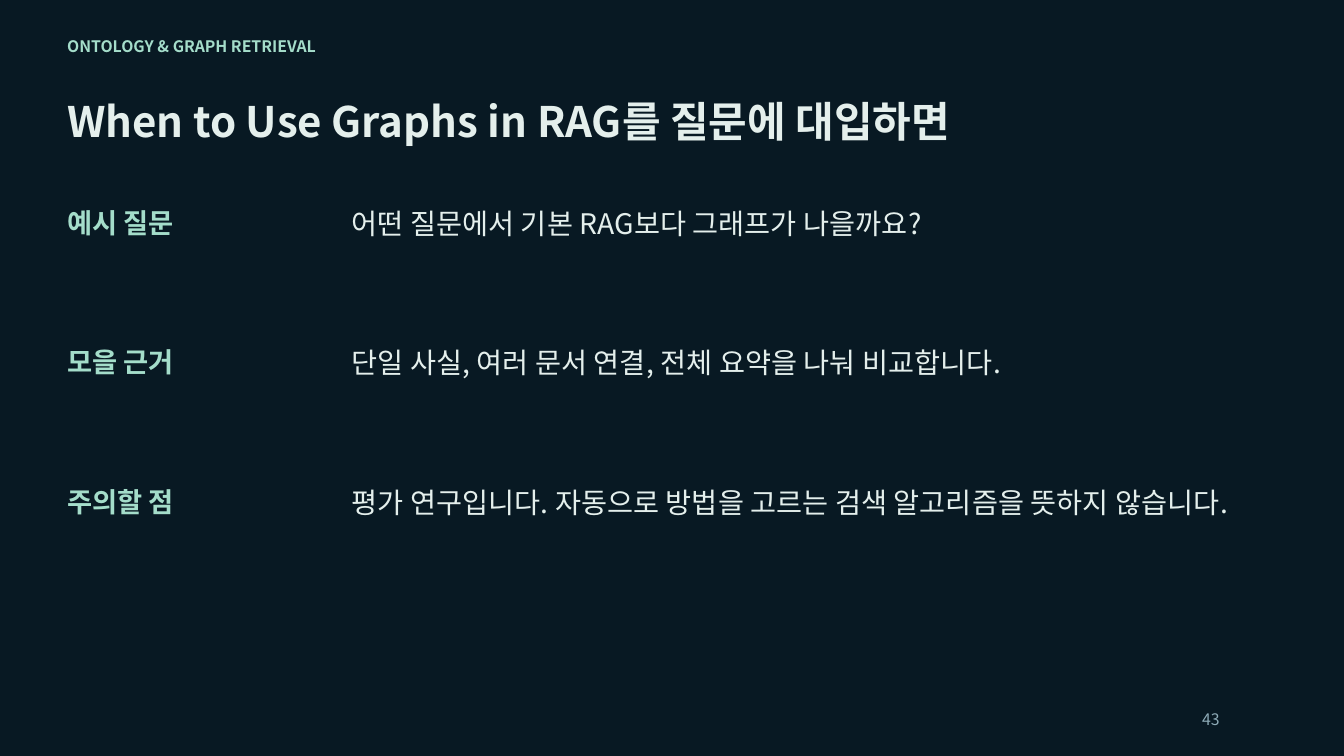
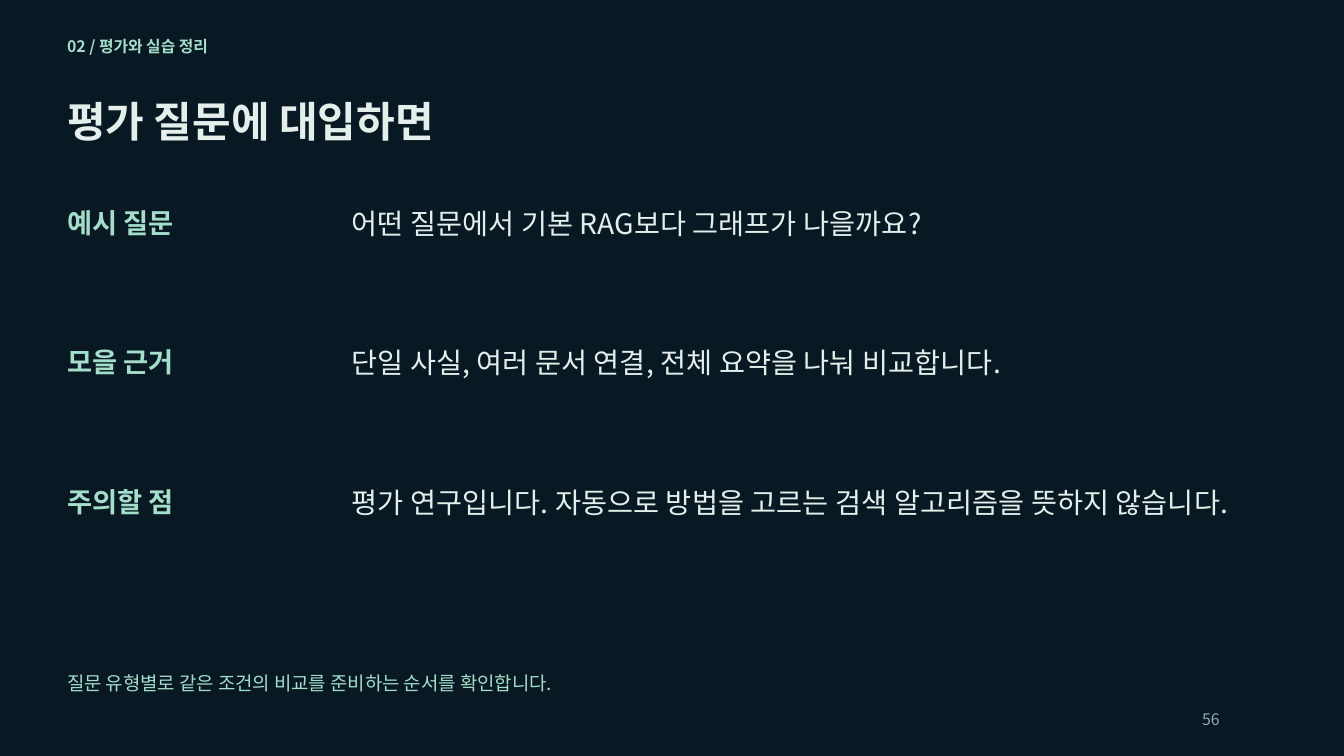
Before and after one commit to euiyulsong/graphrag-atlas, a slide deck: slide 56 of slides/GraphRAG_Atlas_Tech_Seminar.pptx (slide 43 before the commit). Drawn at 1344x756 pixels with LibreOffice and Linux fonts; fonts in the diff are those of the drawing. Boxes give left, top, right and bottom in pixels: in the first picture for what was removed or moved away, otherwise in the second. Text is boxed around its words. In the diff, an @@ line names an element or a change of style, - is before the commit and + after.

```diff
--- a/slides/GraphRAG_Atlas_Tech_Seminar.pptx
+++ b/slides/GraphRAG_Atlas_Tech_Seminar.pptx
@@ text at (67, 38, 208, 54): text changed @@
-ONTOLOGY & GRAPH RETRIEVAL
+02 / 평가와 실습 정리
@@ text at (67, 101, 433, 141): text changed @@
-When to Use Graphs in RAG를 질문에 대입하면
+평가 질문에 대입하면
@@ text added at (67, 674, 552, 692), 13.5 pt, text #A4DDCA @@
+질문 유형별로 같은 조건의 비교를 준비하는 순서를 확인합니다.
@@ text at (1202, 713, 1220, 725): text changed @@
-43
+56
```
Also in this commit, not shown: 58 other slides changed, 6 other files.
